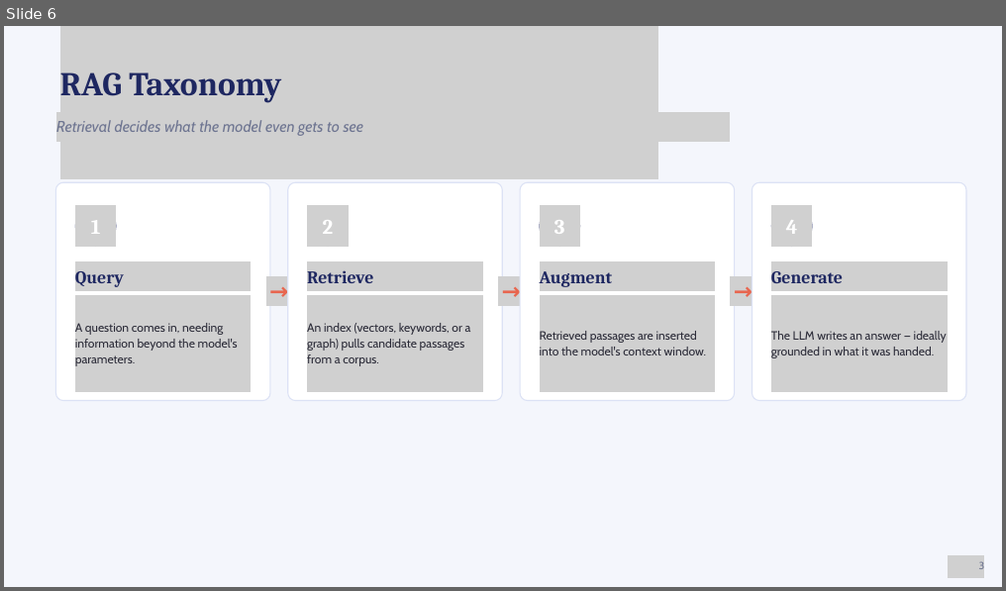
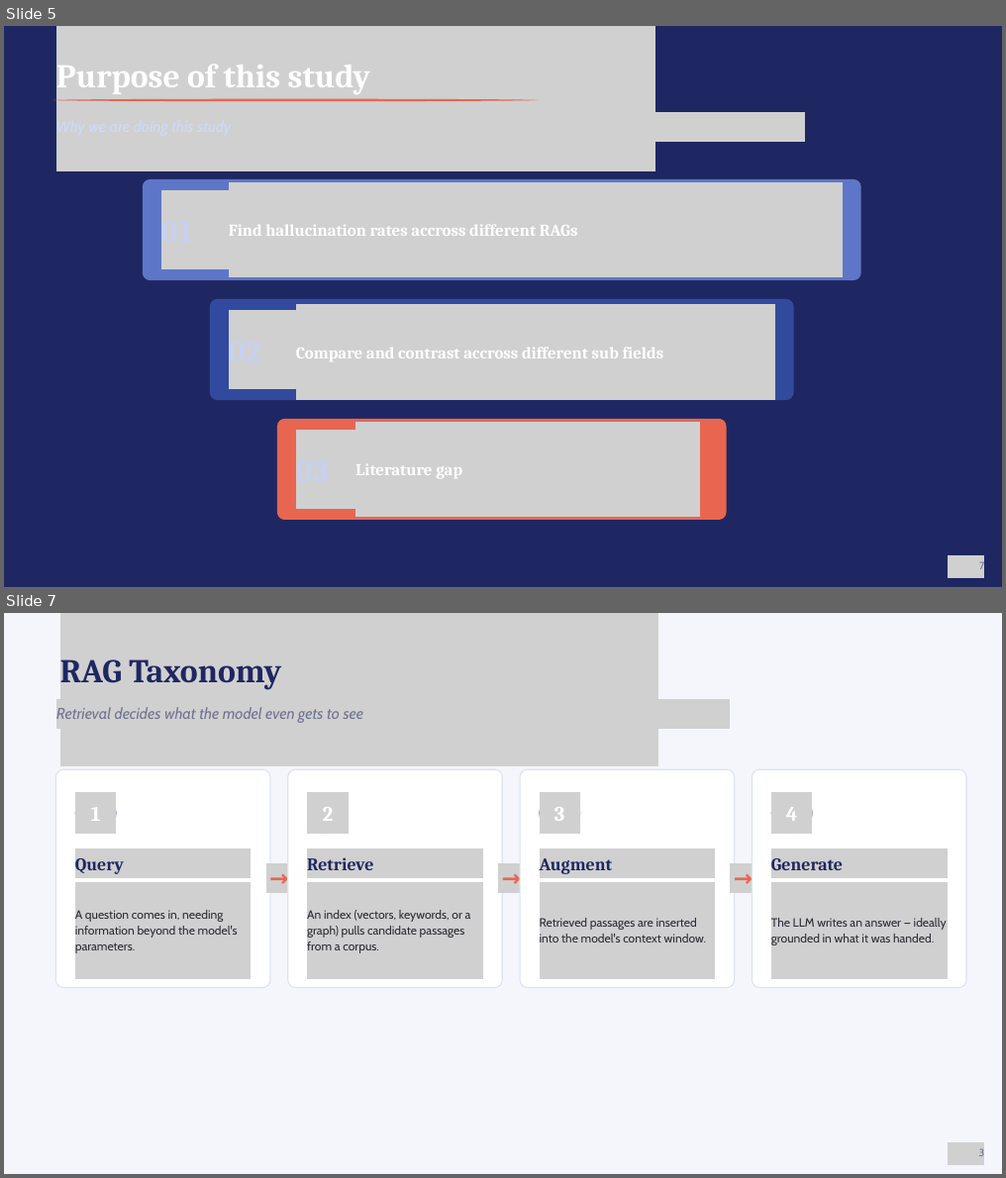
Before and after one commit to AnbuAnkit/rag-dissertation, a slide deck: Presentations/RAG_Hallucination_Intro - August.pptx. Shown one above the other, each under a label of ours: slide 6 before the commit, slides 5 and 7 after it; the slides between them are not shown. The pictures are 1006x591 and 1006x1178 pixels, drawn with LibreOffice and Linux fonts; fonts in the diff are those of the drawing; grey boxes stand for pictures. Boxes give left, top, right and bottom in pixels: in the first picture for what was removed or moved away, otherwise in the second. Text is boxed around its words. In the diff, an @@ line names an element or a change of style, - is before the commit and + after.

```diff
--- a/Presentations/RAG_Hallucination_Intro - August.pptx
+++ b/Presentations/RAG_Hallucination_Intro - August.pptx
@@ slide 5 added at (4, 26, 1002, 587), background #1E2761 @@
@@ picture added at (56, 26, 655, 172) @@
@@ text added at (56, 65, 370, 94), 48 pt, text #FFFFFF, bold @@
+Purpose of this study
@@ freeform shape added at (53, 99, 538, 101), fill #E8664F @@
@@ picture added at (56, 112, 805, 142) @@
@@ freeform shape added at (143, 179, 860, 280), fill #5E76C7 @@
@@ picture added at (161, 190, 229, 269) @@
@@ picture added at (229, 182, 843, 278) @@
@@ text added at (229, 225, 578, 236), 24 pt, text #FFFFFF, bold @@
+Find hallucination rates accross different RAGs
@@ freeform shape added at (210, 299, 793, 399), fill #324A9E @@
@@ picture added at (229, 310, 296, 388) @@
@@ picture added at (296, 304, 775, 400) @@
@@ text added at (296, 348, 664, 362), 24 pt, text #FFFFFF, bold @@
+Compare and contrast accross different sub fields
@@ freeform shape added at (277, 419, 726, 520), fill #E8664F @@
@@ picture added at (296, 430, 363, 508) @@
@@ picture added at (355, 422, 700, 517) @@
@@ text added at (355, 465, 462, 478), 24 pt, text #FFFFFF, bold @@
+Literature gap
@@ picture added at (947, 556, 984, 578) @@
@@ text added at (979, 563, 984, 570), 15 pt, text #6E7591 @@
+7
@@ what was slide 6 is now slide 7 @@
```
Also in this commit, not shown: 1 other slide added, 1 other file.
